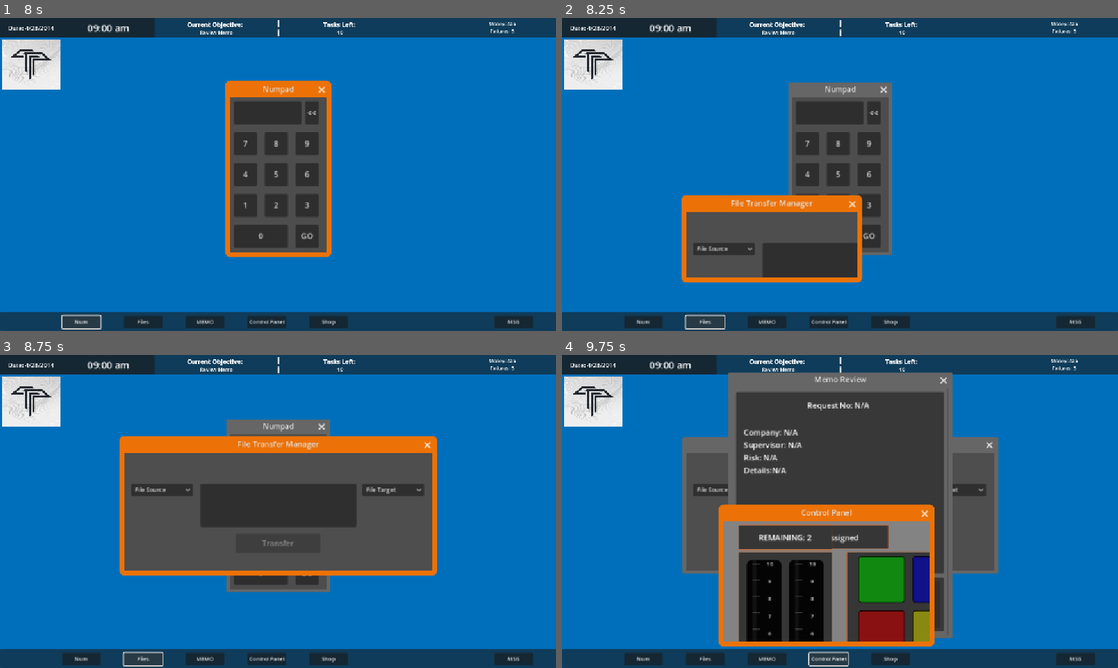
Above: before the commit, frames 1-4 (two rows, left to right).
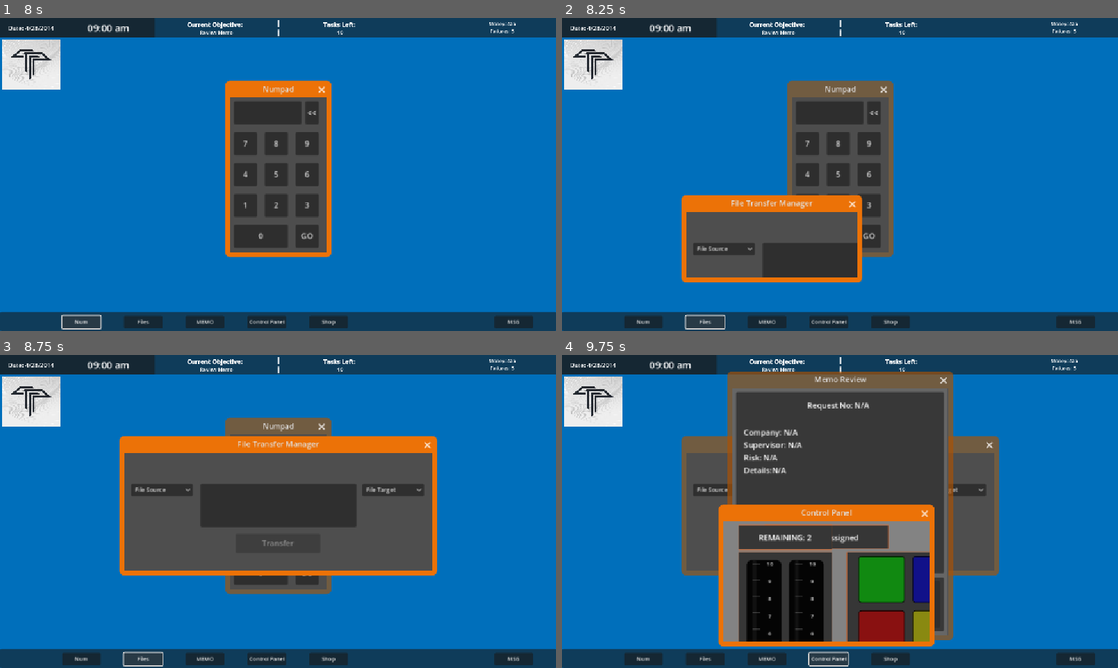
Above: after the commit, the same moments.

Repository: andrewpressman/Operation-OS
Game: Godot game, scene res://Menu/MainMenu.tscn
Two runs of this game, one before a commit and one after it. Both use one fixed random seed, a clock stepped at 60 frames per second and the inputs below.
Inputs:
- Up to frame 1 (8 s): click "Purge save file" at 0.5 s; click "New Game" at 1.25 s; click "Accept" at 2 s; click "Start" at 2.75 s; click "Files" at 3.5 s; click "Finances" at 4.25 s; click "Rent: $100" at 5 s; click "Pay bills" at 5.75 s; click "Go to work" at 6.5 s; click "Num" at 7.25 s
- Up to frame 2 (8.25 s): click "Files" at 8 s
- Up to frame 3 (8.75 s): no input
- Up to frame 4 (9.75 s): click "MEMO" at 8.75 s; click "Control Panel" at 9.5 s

Frame 1 is identical in both runs. In frame 2, 1.7% of the frame differs, in the area x 40-60%, y 20-77%; in frame 3, 1.3%; in frame 4, 4.9%, in the area x 21-79%, y 5-92%.

Commit message:
Visual and QOL improvements
Added style for unfocused task windows
Added game option that will make only 1 task/shop window open at a time when enabled
reorganized stylebox file location
Fixed a bug where Memo task could be done without it being the assigned task

Diff:
--- /dev/null
+++ b/Assets/StyleBoxes/TaskTheme.tres
@@ -0,0 +1,35 @@
+[gd_resource type="Theme" load_steps=3 format=3 uid="uid://jjnq4k3kut6u"]
+
+[sub_resource type="StyleBoxFlat" id="StyleBoxFlat_ca2oy"]
+content_margin_left = 84.0
+content_margin_top = 99.0
+content_margin_right = 34.0
+content_margin_bottom = 134.0
+bg_color = Color(0.923152, 0.445498, 0.0284037, 1)
+corner_radius_top_left = 10
+corner_radius_top_right = 10
+corner_radius_bottom_right = 10
+corner_radius_bottom_left = 10
+expand_margin_left = 10.0
+expand_margin_top = 35.0
+expand_margin_right = 10.0
+expand_margin_bottom = 10.0
+
+[sub_resource type="StyleBoxFlat" id="StyleBoxFlat_q3ifq"]
+content_margin_left = 84.0
+content_margin_top = 99.0
+content_margin_right = 34.0
+content_margin_bottom = 134.0
+bg_color = Color(0.677019, 0.319753, 0.00575759, 0.654902)
+corner_radius_top_left = 10
+corner_radius_top_right = 10
+corner_radius_bottom_right = 10
+corner_radius_bottom_left = 10
+expand_margin_left = 10.0
+expand_margin_top = 35.0
+expand_margin_right = 10.0
+expand_margin_bottom = 10.0
+
+[resource]
+Window/styles/embedded_border = SubResource("StyleBoxFlat_ca2oy")
+Window/styles/embedded_unfocused_border = SubResource("StyleBoxFlat_q3ifq")
--- a/Home/HomeController.gd
+++ b/Home/HomeController.gd
@@ -2,6 +2,8 @@
 
 var Options = preload("res://Menu/Options.tscn")
 var OptionsIst: Node = null
+
+var CanWork : bool
 
 # Called when the node enters the scene tree for the first time.
 func _ready() -> void:
@@ -10,6 +12,9 @@
 	if SaveLoad.PaidBills[0] == 0:
 		$Taskbar/GoWork.disabled = true
 		$Taskbar/GoWork.text = "Unpaid Bills"
+		CanWork = false
+	else:
+		CanWork = true
 	GlobalVar.optionsVisible = false
 	$Finances.visible = false
 	$Files.visible = false
@@ -18,6 +23,7 @@
 
 func EnableWork():
 	$Taskbar/GoWork.text = "Go to work"
+	CanWork = true
 	$Taskbar/GoWork.disabled = false
 
 func GoWork():
@@ -47,7 +53,8 @@
 	GlobalVar.optionsVisible = false
 	$Taskbar/Finances.disabled = false
 	$Taskbar/UnlockedFiles.disabled = false
-	$Taskbar/GoWork.disabled = false
+	if CanWork:
+		$Taskbar/GoWork.disabled = false
 	SaveLoad.SaveOptions()
 
 func UpdateStats():
--- a/Menu/Options.tscn
+++ b/Menu/Options.tscn
@@ -50,7 +50,6 @@
 offset_bottom = 446.0
 
 [node name="GameOptions" type="GridContainer" parent="Options"]
-visible = false
 layout_mode = 0
 offset_left = 56.0
 offset_top = 48.0
@@ -69,6 +68,18 @@
 text = "Auto Close task window on completion"
 vertical_alignment = 1
 
+[node name="ExclusiveWindow" type="CheckButton" parent="Options/GameOptions"]
+layout_mode = 2
+text = "OFF"
+
+[node name="Label" type="Label" parent="Options/GameOptions/ExclusiveWindow"]
+layout_mode = 0
+offset_left = 88.0
+offset_right = 388.0
+offset_bottom = 32.0
+text = "Close all other windows when opening  a new one"
+vertical_alignment = 1
+
 [node name="SoundOptions" type="GridContainer" parent="Options"]
 visible = false
 layout_mode = 0
@@ -78,6 +89,7 @@
 offset_bottom = 304.0
 
 [node name="VideoOptions" type="GridContainer" parent="Options"]
+visible = false
 layout_mode = 0
 offset_left = 56.0
 offset_top = 48.0
@@ -126,6 +138,7 @@
 [connection signal="pressed" from="Button" to="." method="Menu"]
 [connection signal="pressed" from="Resume" to="." method="Kill"]
 [connection signal="toggled" from="Options/GameOptions/AutoClose" to="." method="ToggleAutoClose"]
+[connection signal="toggled" from="Options/GameOptions/ExclusiveWindow" to="." method="ToggleWindowClose"]
 [connection signal="item_selected" from="Options/VideoOptions/DisplayMode" to="." method="OnDisplayModeSelected"]
 [connection signal="pressed" from="Options/Tabs/Game" to="." method="GameOP"]
 [connection signal="pressed" from="Options/Tabs/Sound" to="." method="SoundOP"]
--- a/Menu/SaveLoad.gd
+++ b/Menu/SaveLoad.gd
@@ -6,6 +6,7 @@
 #Options menu settings
 var AutoClose : bool
 var WindowMode : int
+var ExclusiveWindow : bool
 
 var CurrentScreen
 
@@ -101,6 +102,7 @@
 	var Settigns = FileAccess.open("user://Options.save", FileAccess.WRITE)
 	var options = {
 		"AutoClose" : AutoClose,
+		"ExclusiveWindow" : ExclusiveWindow,
 		"WindowMode" : WindowMode
 	}
 	var json_str = JSON.stringify(options)
@@ -117,6 +119,8 @@
 	var options = JSON.parse_string(json_str)
 	if "AutoClose" in options:
 		AutoClose = options["AutoClose"]
+	if "ExclusiveWindow" in options:
+		ExclusiveWindow = options["ExclusiveWindow"]
 	if "WindowMode" in options:
 		WindowMode = options["WindowMode"]
 
--- a/Menu/mainMenu.gd
+++ b/Menu/mainMenu.gd
@@ -20,6 +20,7 @@
 
 func PurgeSave():
 	SaveLoad.ClearDir()
+	SaveLoad.ClearOptDir()
 
 func Quit():
 	get_tree().quit()
--- a/Menu/options.gd
+++ b/Menu/options.gd
@@ -5,6 +5,10 @@
 	if SaveLoad.AutoClose:
 		$Options/GameOptions/AutoClose.button_pressed = true
 		$Options/GameOptions/AutoClose.text = "ON"
+	if SaveLoad.ExclusiveWindow:
+		$Options/GameOptions/ExclusiveWindow.button_pressed = true
+		$Options/GameOptions/ExclusiveWindow.text = "ON"
+
 
 	$Options/VideoOptions/DisplayMode.select(SaveLoad.WindowMode)
 
@@ -30,6 +34,14 @@
 	else:
 		SaveLoad.AutoClose = false
 		$Options/GameOptions/AutoClose.text = "OFF"
+
+func ToggleWindowClose(toggle):
+	if toggle:
+		$Options/GameOptions/ExclusiveWindow.text = "ON"
+		SaveLoad.ExclusiveWindow = true
+	else:
+		SaveLoad.ExclusiveWindow = false
+		$Options/GameOptions/ExclusiveWindow.text = "OFF"
 
 func Menu():
 	if SaveLoad.CurrentScreen == "WORK":
--- a/Tasks/Buttons.tscn
+++ b/Tasks/Buttons.tscn
@@ -1,6 +1,6 @@
 [gd_scene load_steps=18 format=3 uid="uid://b5wvidfv3nema"]
 
-[ext_resource type="Theme" uid="uid://jjnq4k3kut6u" path="res://Tasks/TaskTheme.tres" id="1_vx7ot"]
+[ext_resource type="Theme" uid="uid://jjnq4k3kut6u" path="res://Assets/StyleBoxes/TaskTheme.tres" id="1_vx7ot"]
 [ext_resource type="Script" uid="uid://2xxxsq35ea4d" path="res://Tasks/Buttons.gd" id="1_y6534"]
 [ext_resource type="StyleBox" uid="uid://d03i1mx53io2p" path="res://Assets/StyleBoxes/Buttons.tres" id="2_gfsxd"]
 [ext_resource type="Theme" uid="uid://bu4om3wwt61kc" path="res://Tasks/ControlPanelTheme.tres" id="3_exqui"]
--- a/Tasks/FileManager.tscn
+++ b/Tasks/FileManager.tscn
@@ -1,6 +1,6 @@
 [gd_scene load_steps=7 format=3 uid="uid://dev5dbnhd2diw"]
 
-[ext_resource type="Theme" uid="uid://jjnq4k3kut6u" path="res://Tasks/TaskTheme.tres" id="1_bjc3w"]
+[ext_resource type="Theme" uid="uid://jjnq4k3kut6u" path="res://Assets/StyleBoxes/TaskTheme.tres" id="1_bjc3w"]
 [ext_resource type="Script" uid="uid://ctwub6ej1nynm" path="res://Tasks/FileManager.gd" id="1_oo73u"]
 
 [sub_resource type="Animation" id="Animation_q8ua8"]
--- a/Tasks/Memo.tscn
+++ b/Tasks/Memo.tscn
@@ -1,7 +1,7 @@
 [gd_scene load_steps=7 format=3 uid="uid://b3ocxjuqehi5p"]
 
 [ext_resource type="Script" uid="uid://c7qhlnl0gidp7" path="res://Tasks/MemoReview.gd" id="1_0nkbs"]
-[ext_resource type="Theme" uid="uid://jjnq4k3kut6u" path="res://Tasks/TaskTheme.tres" id="1_rhiyx"]
+[ext_resource type="Theme" uid="uid://jjnq4k3kut6u" path="res://Assets/StyleBoxes/TaskTheme.tres" id="1_rhiyx"]
 
 [sub_resource type="Animation" id="Animation_7wkuo"]
 length = 0.001
--- a/Tasks/MemoReview.gd
+++ b/Tasks/MemoReview.gd
@@ -18,7 +18,8 @@
 		line = line.replace("\\n","\n")
 		Memos.append(line)
 	file.close()
-
+	$Panel/Approve.disabled = true
+	$Panel/Deny.disabled = true
 	$AnimationPlayer.play("WindowShow")
 	ClearText()
 	LockButtons()
--- a/Tasks/Numpad.tscn
+++ b/Tasks/Numpad.tscn
@@ -1,6 +1,6 @@
 [gd_scene load_steps=7 format=3 uid="uid://d2shk4b3e116w"]
 
-[ext_resource type="Theme" uid="uid://jjnq4k3kut6u" path="res://Tasks/TaskTheme.tres" id="1_1hs5b"]
+[ext_resource type="Theme" uid="uid://jjnq4k3kut6u" path="res://Assets/StyleBoxes/TaskTheme.tres" id="1_1hs5b"]
 [ext_resource type="Script" uid="uid://dwwul1673fc4e" path="res://Tasks/Numpad.gd" id="1_kf71x"]
 
 [sub_resource type="Animation" id="Animation_q74ti"]
--- a/Tasks/TaskTheme.tres
+++ /dev/null
@@ -1,19 +0,0 @@
-[gd_resource type="Theme" load_steps=2 format=3 uid="uid://jjnq4k3kut6u"]
-
-[sub_resource type="StyleBoxFlat" id="StyleBoxFlat_ca2oy"]
-content_margin_left = 84.0
-content_margin_top = 99.0
-content_margin_right = 34.0
-content_margin_bottom = 134.0
-bg_color = Color(0.923152, 0.445498, 0.0284037, 1)
-corner_radius_top_left = 10
-corner_radius_top_right = 10
-corner_radius_bottom_right = 10
-corner_radius_bottom_left = 10
-expand_margin_left = 10.0
-expand_margin_top = 35.0
-expand_margin_right = 10.0
-expand_margin_bottom = 10.0
-
-[resource]
-Window/styles/embedded_border = SubResource("StyleBoxFlat_ca2oy")
--- a/Work/Shop.tscn
+++ b/Work/Shop.tscn
@@ -1,7 +1,7 @@
 [gd_scene load_steps=8 format=3 uid="uid://dhgnmu7lj6eh4"]
 
 [ext_resource type="Script" uid="uid://c6mcc4won4fru" path="res://Work/Shop.gd" id="1_0iwdr"]
-[ext_resource type="Theme" uid="uid://jjnq4k3kut6u" path="res://Tasks/TaskTheme.tres" id="1_5omfx"]
+[ext_resource type="Theme" uid="uid://jjnq4k3kut6u" path="res://Assets/StyleBoxes/TaskTheme.tres" id="1_5omfx"]
 [ext_resource type="ButtonGroup" uid="uid://4lojvif78jd" path="res://Work/ShopButtons.tres" id="2_ctu5i"]
 
 [sub_resource type="Animation" id="Animation_5omfx"]
--- a/Work/WorkController.gd
+++ b/Work/WorkController.gd
@@ -256,6 +256,7 @@
 		var t1 = Numpad.instantiate()
 		NumpadIst = t1
 		add_child(t1)
+		AutoClose(1)
 
 #TODO: convert to control panel
 func DisplayButtons():
@@ -266,6 +267,7 @@
 		var t2 = Buttons.instantiate()
 		ButtonsIst = t2
 		add_child(t2)
+		AutoClose(2)
 
 func DisplayRequest():
 	if RequestIst && is_instance_valid(RequestIst):
@@ -275,6 +277,7 @@
 		var t3 = Request.instantiate()
 		RequestIst = t3
 		add_child(t3)
+		AutoClose(3)
 
 func DisplayFileManager():
 	if FileManagerIst && is_instance_valid(FileManagerIst):
@@ -284,6 +287,7 @@
 		var t4 = FileManager.instantiate()
 		FileManagerIst = t4
 		add_child(t4)
+		AutoClose(4)
 
 func DisplayPopup():
 	if PopupIst && is_instance_valid(PopupIst):
@@ -302,6 +306,32 @@
 		var t7 = Shop.instantiate()
 		ShopIst = t7
 		add_child(t7)
+		AutoClose(5)
+
+func AutoClose(window : int):
+	if SaveLoad.ExclusiveWindow:
+		if window != 1:
+			if NumpadIst && is_instance_valid(NumpadIst):
+				NumpadIst.Kill()
+				NumpadIst = null
+		if window != 2:
+			if ButtonsIst && is_instance_valid(ButtonsIst):
+				ButtonsIst.Kill()
+				ButtonsIst = null
+		if window != 3:
+			if RequestIst && is_instance_valid(RequestIst):
+				RequestIst.Kill()
+				RequestIst = null
+		if window != 4:
+			if FileManagerIst && is_instance_valid(FileManagerIst):
+				FileManagerIst.Kill()
+				FileManagerIst = null
+		if window != 5:
+			if ShopIst && is_instance_valid(ShopIst):
+				ShopIst.kill()
+				ShopIst = null
+	else:
+		pass
 
 func DisplayMessages():
 	pass
